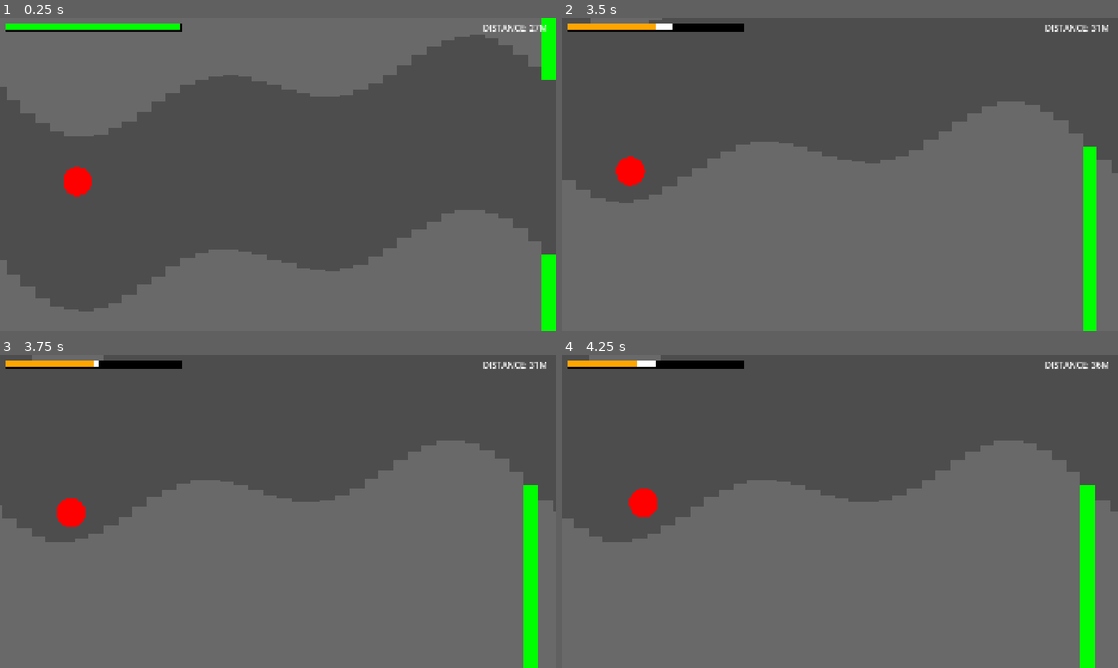
Above: before the commit, frames 1-4 (two rows, left to right).
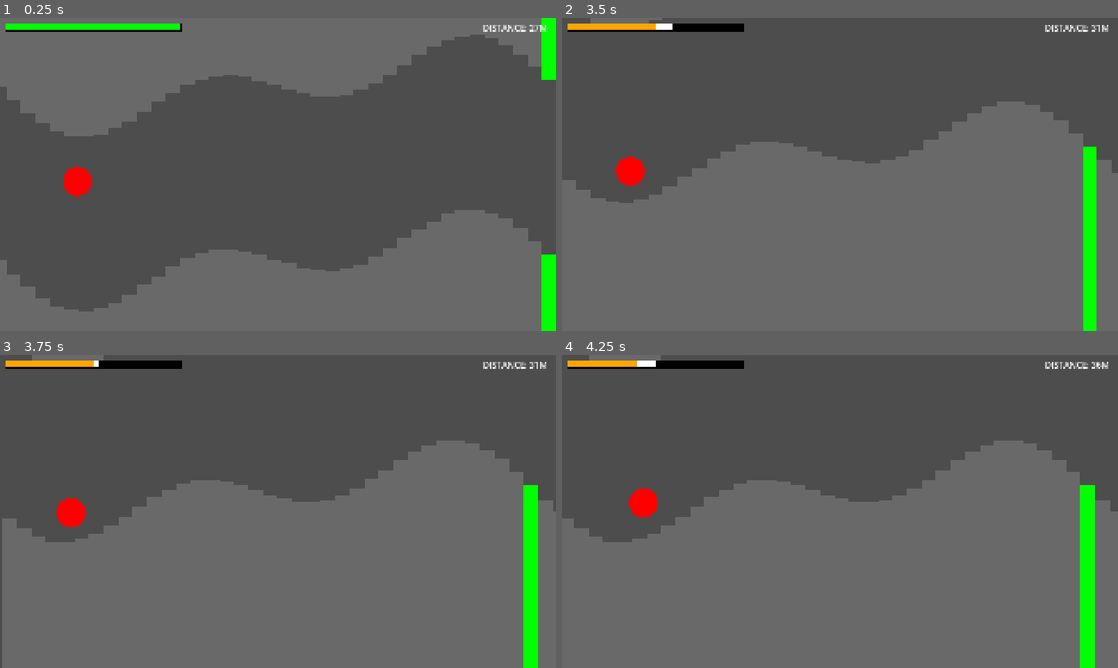
Above: after the commit, the same moments.

Repository: harrisonlee/xarnox-godot
Game: Godot game, scene res://main.tscn
The game is run twice, just before and just after one commit, with the same random seed, the same clock (stepped at 60 frames per second) and the same inputs.
Inputs:
- Up to frame 1 (0.25 s): no input
- Up to frame 2 (3.5 s): no input
- Up to frame 3 (3.75 s): no input
- Up to frame 4 (4.25 s): no input

Frames 1-2 are identical in both runs. In frame 3, 0.2% of the frame differs, in the area x 0-1%, y 48-100%; in frame 4, nothing differs.

Commit message:
Updates tunnel generator to remove old tiles.

Diff:
--- a/tunnel_generator.gd
+++ b/tunnel_generator.gd
@@ -29,6 +29,19 @@
 
 
 #-------------------------------------------------------------------------------
+# Inner Classes
+#-------------------------------------------------------------------------------
+class TilePair:
+	var position_x: float
+	var top_tile: Tile
+	var bottom_tile: Tile
+
+	func free_tiles() -> void:
+		top_tile.queue_free()
+		bottom_tile.queue_free()
+
+
+#-------------------------------------------------------------------------------
 # Private Variables
 #-------------------------------------------------------------------------------
 var _current_x: float = 0.0
@@ -39,6 +52,7 @@
 var _current_amplitude: float = 0.0
 var _target_amplitude: float = 0.0
 var _state: State = State.NORMAL
+var _tile_pairs: Array[TilePair] = []
 
 
 #-------------------------------------------------------------------------------
@@ -51,6 +65,7 @@
 
 
 func generate_tunnel(rect: Rect2, y_origin: float):
+	_cleanup_tiles(rect)
 	if rect.end.x + tile_width < _current_x: return
 
 	_current_amplitude = _target_amplitude
@@ -86,6 +101,14 @@
 		top_tile.position = Vector2(_current_x, tunnel_y_offset - tile_y_offset)
 		owner.add_child.call_deferred(top_tile)
 
+		# Remember tiles for cleanup
+		var tile_pair: TilePair = TilePair.new()
+		tile_pair.position_x = _current_x
+		tile_pair.top_tile = top_tile
+		tile_pair.bottom_tile = bottom_tile
+		_tile_pairs.append(tile_pair)
+
+		# Advance x position
 		_current_x += tile_width
 		_last_transition_change_x += tile_width
 
@@ -144,3 +167,14 @@
 func _update_transition_period() -> void:
 	var multipliers: Array[float] = [0.5, 1.0 , 1.5, 2.0, 2.5, 3.0]
 	_transition_period = _current_period * multipliers.pick_random()
+
+
+func _cleanup_tiles(rect: Rect2) -> void:
+	var removed_cnt: int = 0
+	for tile_pair in _tile_pairs:
+		if tile_pair.position_x + tile_width > rect.position.x: break
+		tile_pair.free_tiles()
+		removed_cnt += 1
+
+	for i in removed_cnt:
+		_tile_pairs.remove_at(i)
